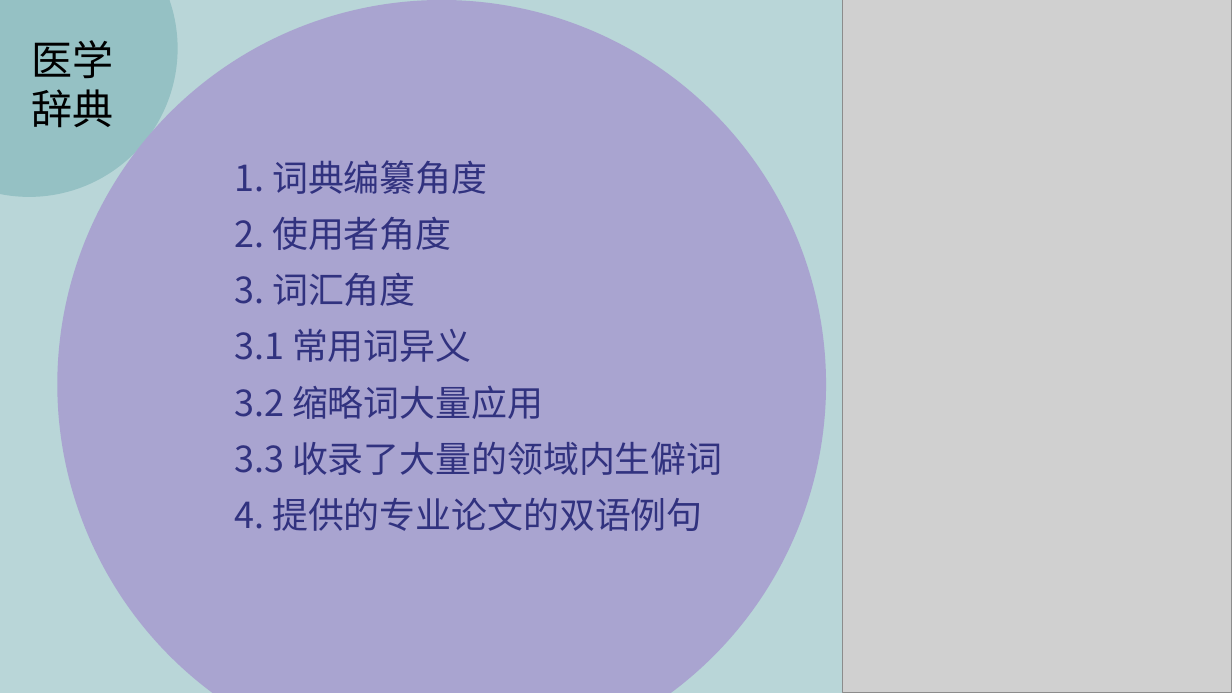
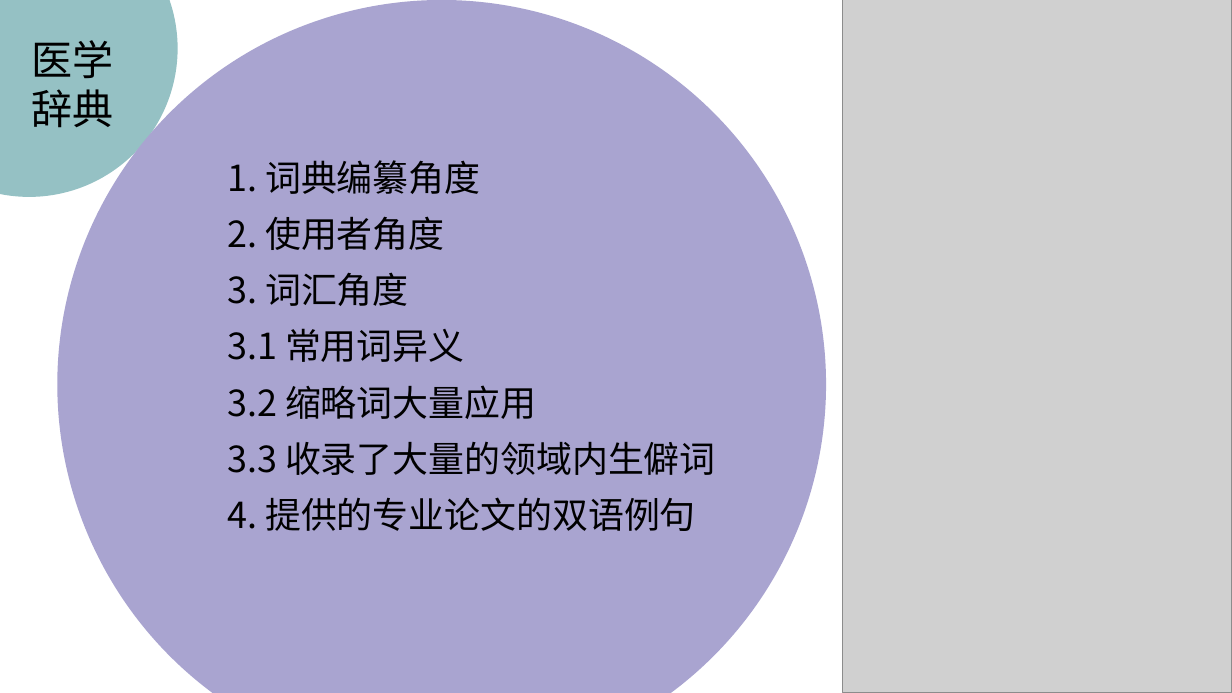
Before and after one commit to peijiawen98/TLK_1107, a slide deck: slide 6 of 电子词典需求分析.pptx. Drawn at 1232x693 pixels with LibreOffice and Linux fonts; fonts in the diff are those of the drawing; grey boxes stand for pictures. Boxes give left, top, right and bottom in pixels: in the first picture for what was removed or moved away, otherwise in the second. Text is boxed around its words. In the diff, an @@ line names an element or a change of style, - is before the commit and + after.

```diff
--- a/电子词典需求分析.pptx
+++ b/电子词典需求分析.pptx
@@ background #B9D6D8 to #FFFFFF @@
@@ text "1. 词典编纂角度" moved from (x1=234, y1=160, x2=723, y2=531) to (x1=227, y1=160, x2=716, y2=531) @@
@@ text "1. 词典编纂角度" at (x1=227, y1=160, x2=716, y2=531): text colour #31327F to #000000 @@
```
Also in this commit, not shown: 12 other slides changed, 4 slides added, 20 slides removed.
